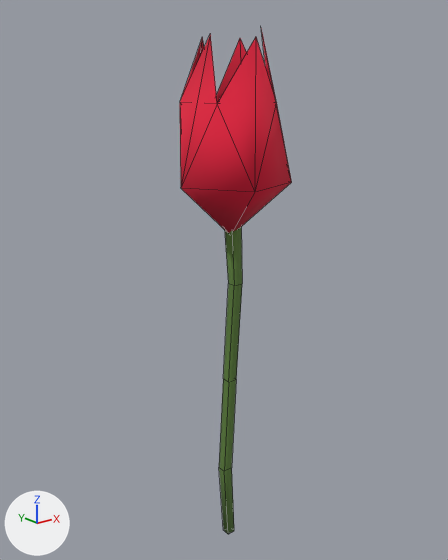
The Blender file assets/game-assets/Tulip.blend, before and after one commit.
Rendered twice from a 50 mm lens placed at (-0.249, -0.305, 0.322), pointed at (-0.002, 0.005, 0.198). Arrows for +X, +Y and +Z are at lower left; the lights stay in place. The first picture is the older version. Mesh edges are drawn as thin lines.

Script lines for the objects in view, before the commit:
```python
me_tulip = bpy.data.meshes.new('Tulip')
me_tulip.from_pydata(...)  # 37 vertices, 48 faces; spans x -0.047..0.038, y -0.045..0.045, z 0.0..0.435
me_tulip.polygons.foreach_set('use_smooth', [True] * 48)
me_tulip.materials.append(mat_material_colorpalettemain)  # picture img_gredicepixpal_basecolor_png
ob_tulip = bpy.data.objects.new('Tulip', me_tulip)
ob_tulip.location = (0.0, 0.0, 0.0)
ob_tulip.scale = (0.818, 0.818, 0.818)
```
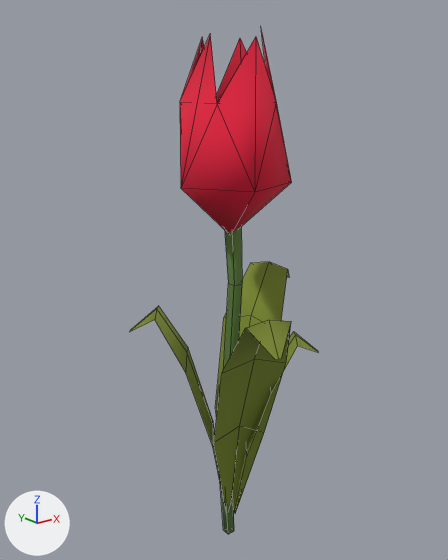
Where the change shows, as pixel boxes (x1, y1, x2, y2) in the pictures (448 x 560 px):
'Tulip_Leaves', added (green)
    after: (130, 262, 319, 515)

Edits to the bpy script that builds the scene:
```text
Add mat_material_grasspart:
    mat_material_grasspart = principled_material('Material.GrassPart')
    mat_material_grasspart.base_color = (0.195, 0.251, 0.0296)  # green #7a8930
    mat_material_grasspart.roughness = 1.0
Add me_tulip_leaves_mesh:
    me_tulip_leaves_mesh.from_pydata(...)  # 60 vertices, 32 faces; spans x -0.055..0.077, y -0.072..0.044, z 0.015..0.197
    me_tulip_leaves_mesh.polygons.foreach_set('use_smooth', [True] * 32)
    me_tulip_leaves_mesh.materials.append(mat_material_grasspart)  # green #7a8930
Add ob_tulip_leaves:
    ob_tulip_leaves = bpy.data.objects.new('Tulip_Leaves', me_tulip_leaves_mesh)
    ob_tulip_leaves.location = (0.0, 0.0, 0.0)
```
